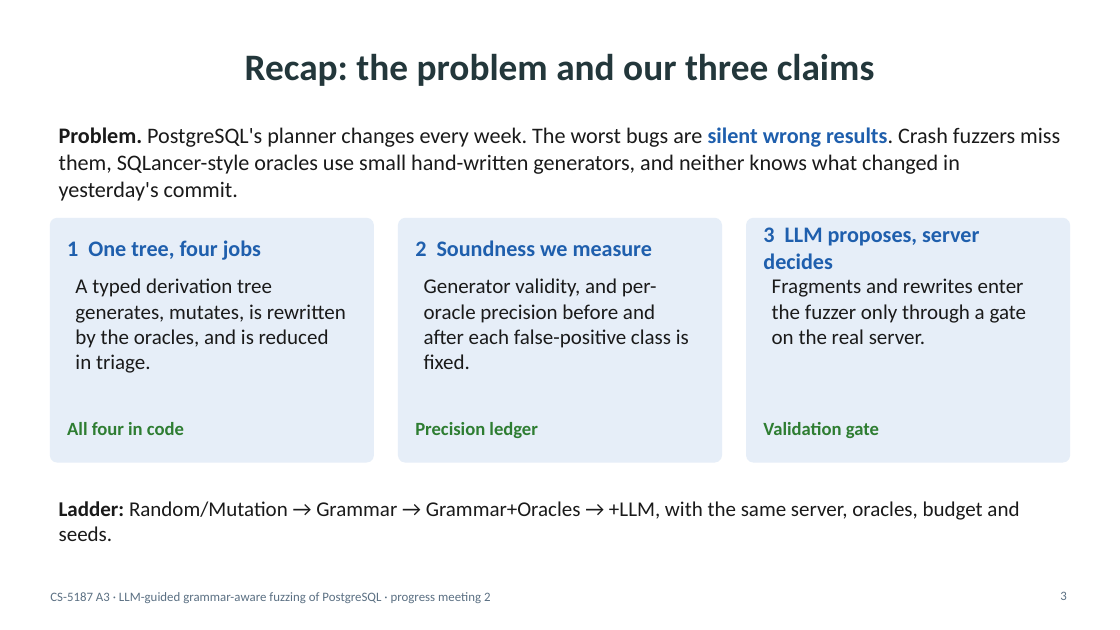
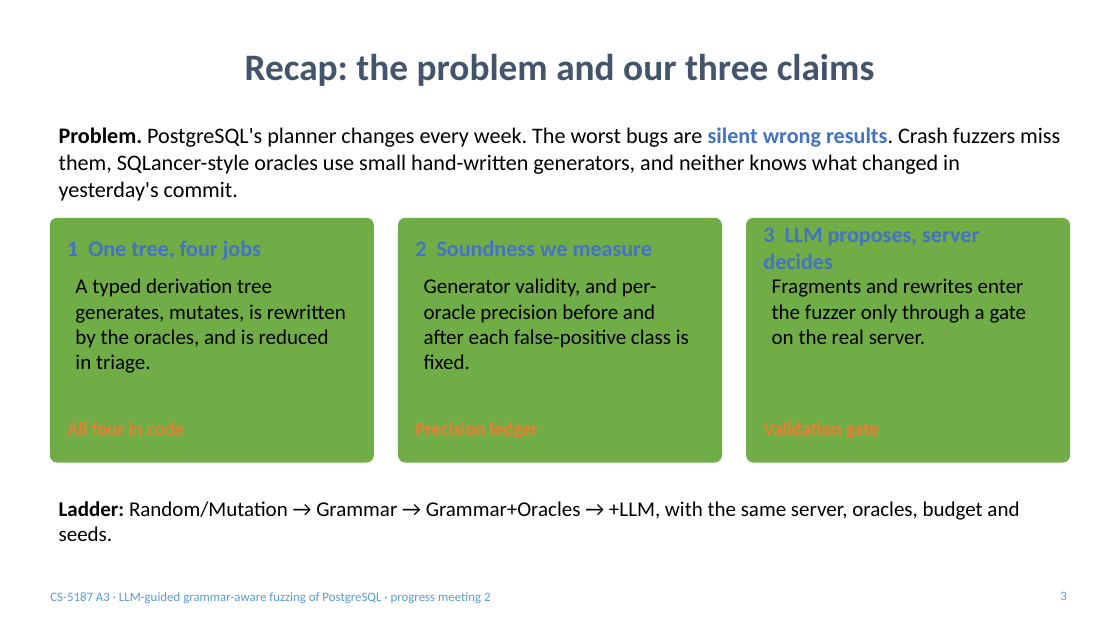
Before and after one commit to v28k/cs5187-term-project, a slide deck: slide 3 of docs/meeting2/slides/slides_meeting2.pptx. Drawn at 1120x630 pixels with LibreOffice and Linux fonts; fonts in the diff are those of the drawing. Boxes give left, top, right and bottom in pixels: in the first picture for what was removed or moved away, otherwise in the second. Text is boxed around its words. In the diff, an @@ line names an element or a change of style, - is before the commit and + after.

```diff
--- a/docs/meeting2/slides/slides_meeting2.pptx
+++ b/docs/meeting2/slides/slides_meeting2.pptx
@@ title "Recap: the problem and our ..." at (245, 54, 875, 86): text colour #23373B to #44546A @@
@@ text "Problem. PostgreSQL's planner changes every ..." at (59, 127, 1060, 201): text colour #1A1A1A to #000000; text colour #1F5FAD to #4472C4 in "silent wrong results." @@
@@ fill #E6EEF8 to #70AD47; outline #E6EEF8 1 pt to #70AD47 1 pt in 3 elements at (50, 218, 373, 462), (398, 218, 721, 462), (747, 218, 1070, 462) @@
@@ text colour #1F5FAD to #4472C4 in 3 elements at (67, 240, 261, 260), (415, 240, 652, 256), (763, 227, 979, 269) @@
@@ text colour #2E7D32 to #ED7D31 in 3 elements at (67, 422, 184, 435), (415, 422, 538, 438), (763, 422, 879, 438) @@
@@ text colour #1A1A1A to #000000 in 4 elements at (75, 278, 346, 373), (424, 278, 689, 369), (772, 278, 1027, 344), (59, 501, 1019, 541) @@
@@ text "CS-5187 A3 · LLM-guided grammar-aware ..." at (50, 592, 490, 603): text colour #5B7083 to #5B9BD5 @@
@@ page number at (1060, 591, 1066, 600): text colour #5B7083 to #5B9BD5 @@
```
Also in this commit, not shown: 22 other slides changed, 3 slides added, 4 slides removed, 12 other files.
